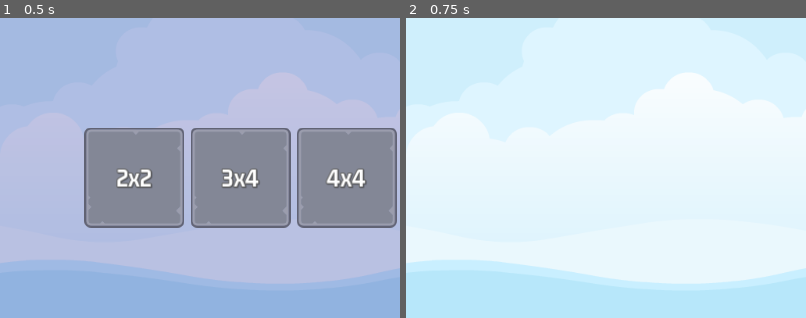
Above: before the commit, frames 1-2 (left to right).
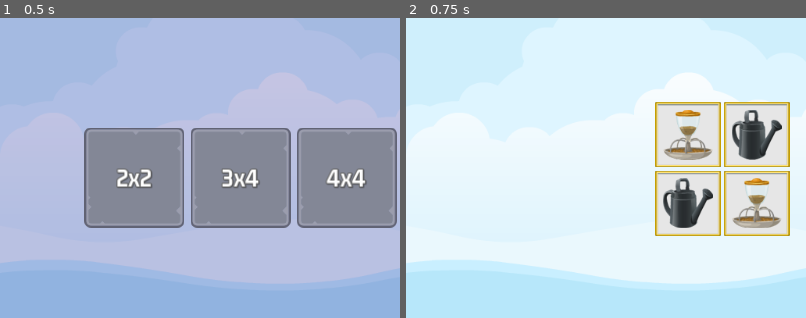
Above: after the commit, the same moments.

Repository: ArthurNvs/MemoryMadness
Game: Godot game, scene res://master_screen/master_screen.tscn
Same seed, same stepped clock (60 frames per second), same inputs: the game is played once before the commit and once after it.
Inputs:
- Up to frame 1 (0.5 s): no input
- Up to frame 2 (0.75 s): click "2x2" at 0.5 s
The pictures show only the part of the screen within x 0-50%, y 25-75%; the shares and areas given below are measured in that part.

Frame 1 is identical in both runs. In frame 2, 7.5% of the frame differs, in the area x 62-96%, y 28-73%.

Commit message:
adds memory tiles to game screen

Diff:
--- a/game_screen/game_screen.gd
+++ b/game_screen/game_screen.gd
@@ -1,11 +1,15 @@
 extends Control
 
 
+@export var memory_tile_scene: PackedScene
+
+
 @onready var sound = $Sound
+@onready var tile_container = $HBoxContainer/MarginContainer/TileContainer
 
 
 func _ready():
-	pass # Replace with function body.
+	SignalManager.on_level_selected.connect(on_level_selected)
 
 
 # Called every frame. 'delta' is the elapsed time since the previous frame.
@@ -13,6 +17,22 @@
 	pass
 
 
+func on_level_selected(level_num: int) -> void:
+	var level_data = GameManager.get_level_data(level_num)
+	var frame_image = ImageManager.get_random_frame_image()
+
+	tile_container.columns = level_data.num_cols
+
+	for image_info in level_data.image_list:
+		add_memory_tile(image_info, frame_image)
+
+
+func add_memory_tile(image_info: Dictionary, frame_image: CompressedTexture2D) -> void:
+	var new_tile = memory_tile_scene.instantiate()
+	tile_container.add_child(new_tile)
+	new_tile.setup(image_info, frame_image)
+
+
 func _on_exit_button_pressed():
 	SoundManager.play_button_click(sound)
 	SignalManager.on_game_exit_pressed.emit()
--- a/game_screen/game_screen.tscn
+++ b/game_screen/game_screen.tscn
@@ -3,30 +3,10 @@
 [ext_resource type="Script" path="res://game_screen/game_screen.gd" id="1_bwcw3"]
 [ext_resource type="LabelSettings" uid="uid://dome2gjk366q4" path="res://assets/gm_32_dark_dark.tres" id="1_llerc"]
 [ext_resource type="Texture2D" uid="uid://3m8udkri7ess" path="res://assets/ui/blue_button00.png" id="2_ia1ci"]
+[ext_resource type="PackedScene" uid="uid://bx8h6f6h7cgr8" path="res://memory_tile/memory_tile.tscn" id="2_p1hvy"]
 [ext_resource type="Texture2D" uid="uid://dqi6emld8tkej" path="res://assets/ui/yellow_button00.png" id="3_cp145"]
 [ext_resource type="Texture2D" uid="uid://cyc1megjr4tl0" path="res://assets/ui/green_button00.png" id="4_uovj2"]
 [ext_resource type="LabelSettings" uid="uid://v3cjgtoq45xo" path="res://assets/gm_32_white.tres" id="5_paldy"]
-
-[sub_resource type="GDScript" id="GDScript_xxiss"]
-script/source = "extends MarginContainer
-
-
-@onready var sound = $\"../../Sound\"
-
-
-func _ready():
-	pass # Replace with function body.
-
-
-# Called every frame. 'delta' is the elapsed time since the previous frame.
-func _process(delta):
-	pass
-
-
-func _on_exit_button_pressed():
-	SoundManager.play_button_click(sound)
-	SignalManager.on_game_exit_pressed.emit()
-"
 
 [node name="GameScreen" type="Control"]
 layout_mode = 3
@@ -36,6 +16,7 @@
 grow_horizontal = 2
 grow_vertical = 2
 script = ExtResource("1_bwcw3")
+memory_tile_scene = ExtResource("2_p1hvy")
 
 [node name="HBoxContainer" type="HBoxContainer" parent="."]
 layout_mode = 1
@@ -48,9 +29,8 @@
 [node name="MarginContainer" type="MarginContainer" parent="HBoxContainer"]
 layout_mode = 2
 size_flags_horizontal = 3
-script = SubResource("GDScript_xxiss")
 
-[node name="GridContainer" type="GridContainer" parent="HBoxContainer/MarginContainer"]
+[node name="TileContainer" type="GridContainer" parent="HBoxContainer/MarginContainer"]
 layout_mode = 2
 size_flags_horizontal = 4
 size_flags_vertical = 4
@@ -128,4 +108,4 @@
 
 [node name="Sound" type="AudioStreamPlayer" parent="."]
 
-[connection signal="pressed" from="HBoxContainer/MarginContainer2/VBoxContainer/ExitButton" to="HBoxContainer/MarginContainer" method="_on_exit_button_pressed"]
+[connection signal="pressed" from="HBoxContainer/MarginContainer2/VBoxContainer/ExitButton" to="." method="_on_exit_button_pressed"]
--- a/master_screen/master_screen.gd
+++ b/master_screen/master_screen.gd
@@ -12,9 +12,9 @@
 	SignalManager.on_level_selected.connect(on_level_selected)
 
 
-func show_game(show: bool) -> void:
-	game_screen.visible = show
-	main_screen.visible = !show
+func show_game(is_show: bool) -> void:
+	game_screen.visible = is_show
+	main_screen.visible = !is_show
 
 func on_game_exit_pressed() -> void:
 	show_game(false)
--- /dev/null
+++ b/memory_tile/memory_tile.gd
@@ -0,0 +1,23 @@
+extends TextureButton
+
+
+@onready var frame_image = $FrameImage
+@onready var item_image = $ItemImage
+
+
+var _item_name: String
+
+
+# Called when the node enters the scene tree for the first time.
+func _ready():
+	pass # Replace with function body.
+
+
+func get_item_name() -> String:
+	return _item_name
+
+
+func setup(image_info: Dictionary, frame_img: CompressedTexture2D) -> void:
+	frame_image.texture = frame_img
+	item_image.texture = image_info.item_texture
+	_item_name = image_info.item_name
--- /dev/null
+++ b/memory_tile/memory_tile.tscn
@@ -0,0 +1,54 @@
+[gd_scene load_steps=5 format=3 uid="uid://bx8h6f6h7cgr8"]
+
+[ext_resource type="Texture2D" uid="uid://bcej0bc6g7e85" path="res://assets/frames/hidden_frame_blank.png" id="1_nwl7k"]
+[ext_resource type="Texture2D" uid="uid://bj8ei2gmc4o6u" path="res://assets/frames/blue_frame.png" id="2_0esfi"]
+[ext_resource type="Script" path="res://memory_tile/memory_tile.gd" id="2_1pqcw"]
+[ext_resource type="Texture2D" uid="uid://b1lf27uay75m4" path="res://assets/glitch/carrot.png" id="3_jpceo"]
+
+[node name="MemoryTile" type="TextureButton"]
+anchors_preset = 8
+anchor_left = 0.5
+anchor_top = 0.5
+anchor_right = 0.5
+anchor_bottom = 0.5
+offset_left = -42.0
+offset_top = -42.0
+offset_right = 42.0
+offset_bottom = 42.0
+grow_horizontal = 2
+grow_vertical = 2
+pivot_offset = Vector2(42, 42)
+texture_normal = ExtResource("1_nwl7k")
+script = ExtResource("2_1pqcw")
+
+[node name="FrameImage" type="TextureRect" parent="."]
+layout_mode = 1
+anchors_preset = 8
+anchor_left = 0.5
+anchor_top = 0.5
+anchor_right = 0.5
+anchor_bottom = 0.5
+offset_left = -42.0
+offset_top = -42.0
+offset_right = 42.0
+offset_bottom = 42.0
+grow_horizontal = 2
+grow_vertical = 2
+pivot_offset = Vector2(42, 42)
+texture = ExtResource("2_0esfi")
+
+[node name="ItemImage" type="TextureRect" parent="."]
+layout_mode = 1
+anchors_preset = 8
+anchor_left = 0.5
+anchor_top = 0.5
+anchor_right = 0.5
+anchor_bottom = 0.5
+offset_left = -32.0
+offset_top = -32.0
+offset_right = 32.0
+offset_bottom = 32.0
+grow_horizontal = 2
+grow_vertical = 2
+pivot_offset = Vector2(32, 32)
+texture = ExtResource("3_jpceo")
--- a/singletons/game_manager.gd
+++ b/singletons/game_manager.gd
@@ -9,3 +9,27 @@
 	5: { "rows": 5, "cols": 6 },
 	6: { "rows": 6, "cols": 6 }
 }
+
+
+# Loads game information to display/monitor the level
+func get_level_data(level_num: int) -> Dictionary:
+	var level_data = GameManager.LEVELS[level_num]
+	var total_tiles = level_data.rows * level_data.cols
+	var target_pairs: int = total_tiles / 2
+	var selected_level_images = []
+
+	ImageManager.shuffle_images()
+
+	for i in range(target_pairs):
+		# Appends image pair (but in order)
+		selected_level_images.append(ImageManager.get_image(i))
+		selected_level_images.append(ImageManager.get_image(i))
+
+	# Shuffles the order of the images appended
+	selected_level_images.shuffle()
+
+	return {
+		"target_pairs": target_pairs,
+		"num_cols": level_data.cols,
+		"image_list": selected_level_images
+	}
--- a/singletons/image_manager.gd
+++ b/singletons/image_manager.gd
@@ -1,8 +1,16 @@
 extends Node
 
 
+const FRAME_IMAGES: Array = [
+	preload("res://assets/frames/blue_frame.png"),
+	preload("res://assets/frames/red_frame.png"),
+	preload("res://assets/frames/yellow_frame.png"),
+	preload("res://assets/frames/green_frame.png")
+]
+
+
 # Dictionary array
-var item_images: Array = []
+var _item_images: Array = []
 
 
 # Called when the node enters the scene tree for the first time.
@@ -18,7 +26,7 @@
 		"item_texture": load(full_path)
 	}
 
-	item_images.append(image_info)
+	_item_images.append(image_info)
 
 
 func load_item_images() -> void:
@@ -35,8 +43,20 @@
 		if ".import" not in fn:
 			add_file_to_list(fn, path)
 
-	print("loaded:", item_images.size())
+	print("loaded:", _item_images.size())
 
 
 func get_random_item_image() -> Dictionary:
-	return item_images.pick_random()
+	return _item_images.pick_random()
+
+
+func get_image(index: int) -> Dictionary:
+	return _item_images[index]
+
+
+func get_random_frame_image() -> CompressedTexture2D:
+	return FRAME_IMAGES.pick_random()
+
+
+func shuffle_images() -> void:
+	_item_images.shuffle()
